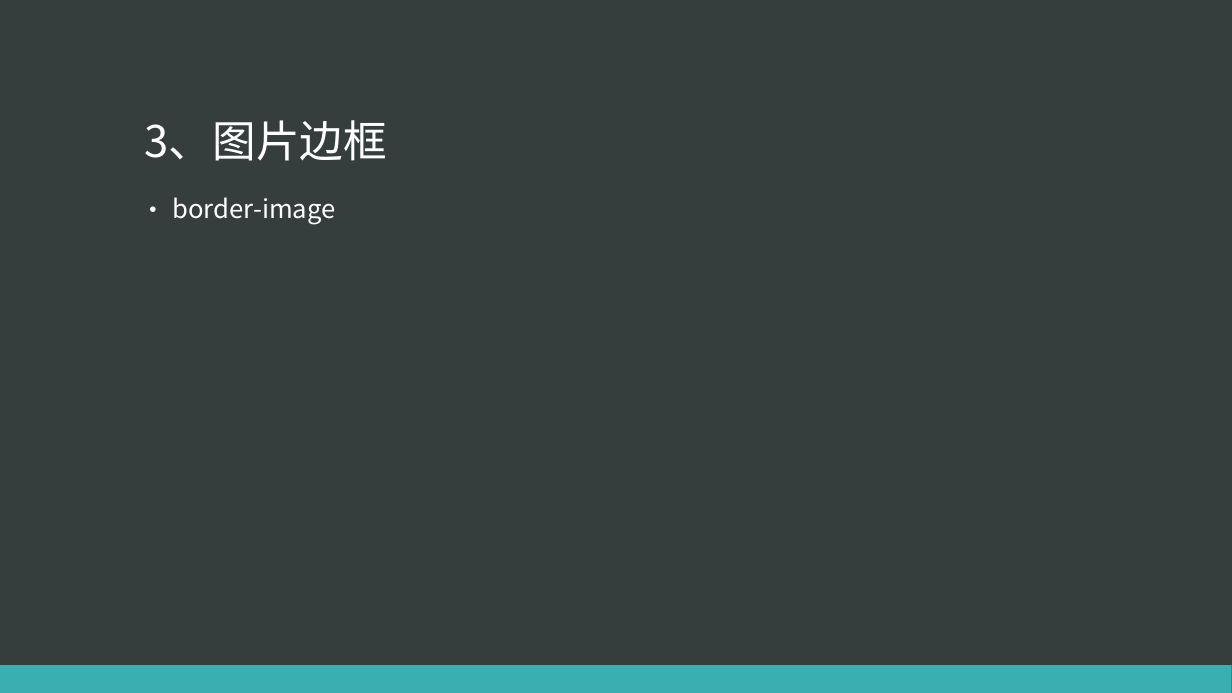
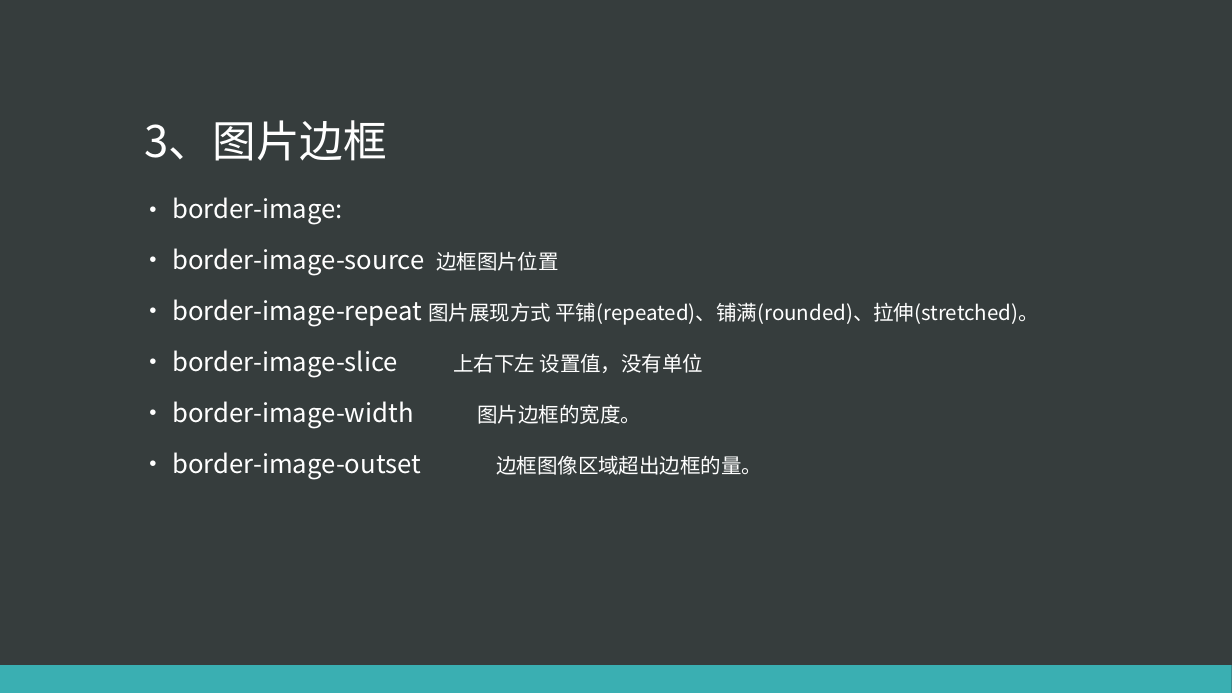
Before and after one commit to eventao/courseware, a slide deck: slide 5 of ppt/css3/css3.pptx. Drawn at 1232x693 pixels with LibreOffice and Linux fonts; fonts in the diff are those of the drawing. Boxes give left, top, right and bottom in pixels: in the first picture for what was removed or moved away, otherwise in the second. Text is boxed around its words. In the diff, an @@ line names an element or a change of style, - is before the commit and + after.

```diff
--- a/ppt/css3/css3.pptx
+++ b/ppt/css3/css3.pptx
@@ text at <box>172,197,1039,475</box>: text changed @@
-• border-image
+• border-image:
+• border-image-source 边框图片位置
+• border-image-repeat 图片展现方式 平铺(repeated)、铺满(rounded)、拉伸(stretched)。
+• border-image-slice 上右下左 设置值，没有单位
+• border-image-width 图片边框的宽度。
+• border-image-outset 边框图像区域超出边框的量。
```
Also in this commit, not shown: 1 slide added, 2 other files.
